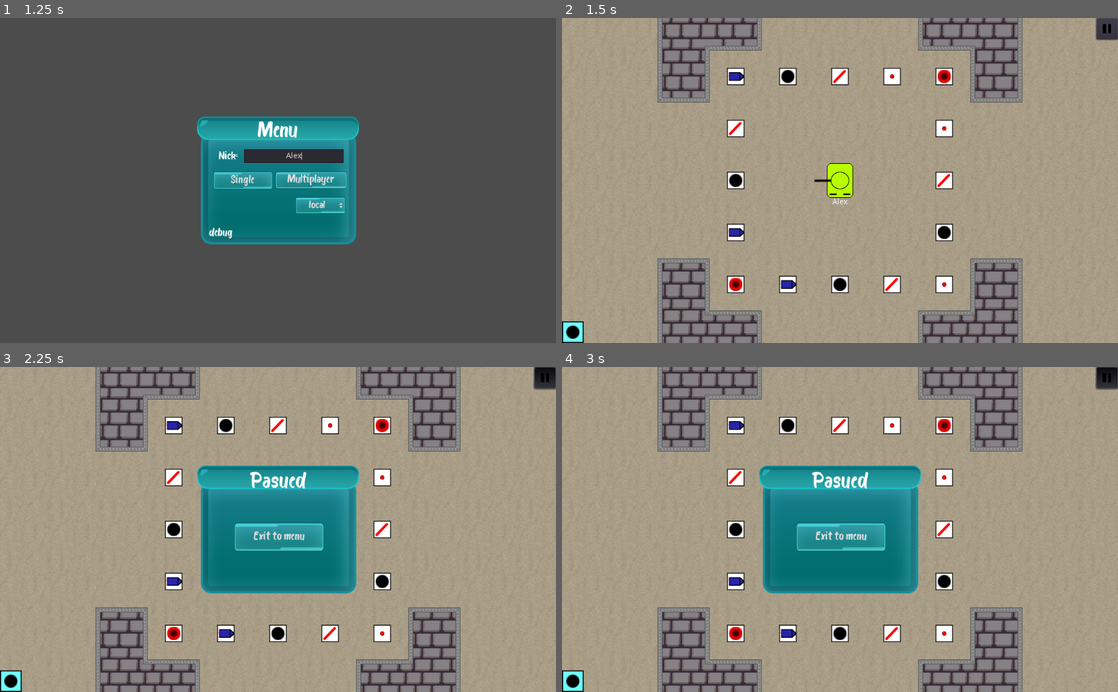
Above: before the commit, frames 1-4 (two rows, left to right).
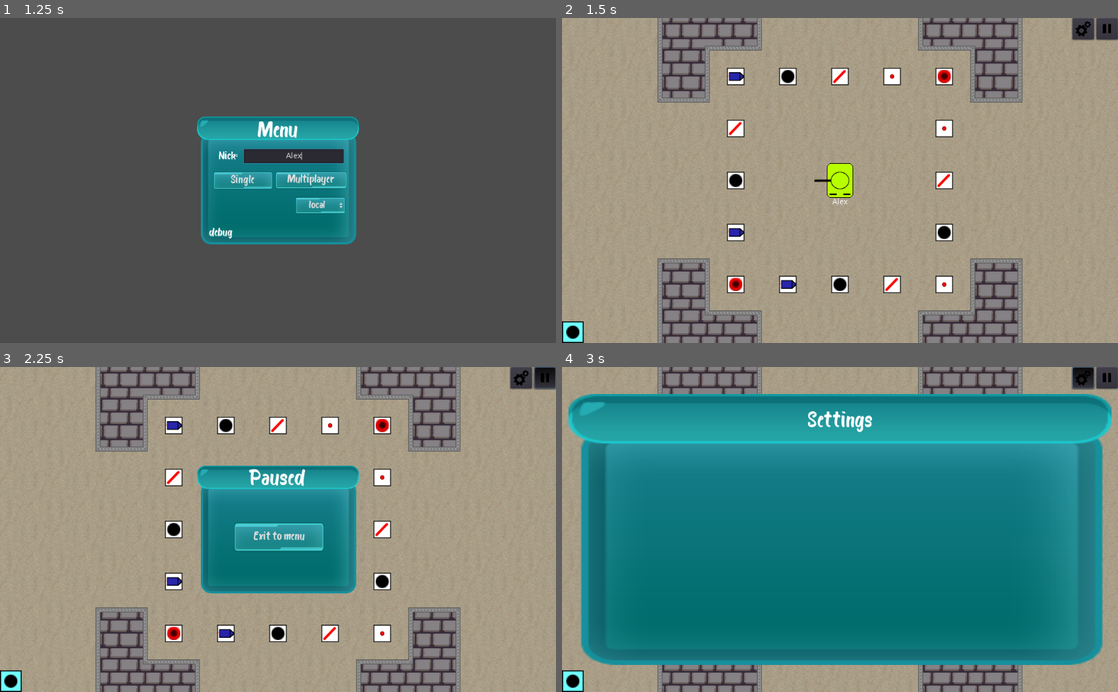
Above: after the commit, the same moments.

Repository: mm-102/godot_tanks
Game: Godot game, scene res://GameModeMaster.tscn
Two runs of this game, one before a commit and one after it. Both use one fixed random seed, a clock stepped at 60 frames per second and the inputs below.
Inputs (mouse positions are in pixels of both pictures, inside the frame that each line leads up to):
- Up to frame 1 (1.25 s): click (294, 154) at 0.52 s; type "Alex" at 0.6 s
- Up to frame 2 (1.5 s): click "Single" at 1.25 s
- Up to frame 3 (2.25 s): click (544, 376) at 2 s
- Up to frame 4 (3 s): click (1084, 376) at 2.77 s

Frame 1 is identical in both runs. In frame 2, 0.3% of the frame differs, in the area x 91-96%, y 0-7%; in frame 3, 0.7%; in frame 4, 71%, in the area x 1-100%, y 0-92%.

Commit message:
Prepare for setting change menu

Diff:
--- /dev/null
+++ b/Player/Player_GUI/Pause2.gd
@@ -0,0 +1,18 @@
+extends TextureRect
+
+onready var master_n = get_node(Dir.MASTER)
+
+
+func _input(event : InputEvent):
+	if event.is_action_pressed("ui_cancel"):
+		$"%PauseButton".set_pressed(!$"%PauseButton".is_pressed())
+
+func _on_ExitToMenuButton_pressed():
+	get_tree().paused = false
+	master_n.exit_to_menu()
+
+func _on_PauseButton_toggled(button_pressed):
+	var is_multiplayer = master_n.is_multiplayer
+	if !(is_multiplayer):
+		get_tree().paused = button_pressed
+	set_visible(button_pressed)
--- /dev/null
+++ b/Player/Player_GUI/SettingsWindow.gd
@@ -0,0 +1,11 @@
+extends TextureRect
+
+
+onready var master_n = get_node(Dir.MASTER)
+
+
+func _on_SettingsButton_toggled(button_pressed):
+	var is_multiplayer = master_n.is_multiplayer
+	if !(is_multiplayer): # just in case
+		get_tree().paused = button_pressed
+	set_visible(button_pressed)
--- /dev/null
+++ b/Player/Player_GUI/TopRightButtons.gd
@@ -0,0 +1,13 @@
+extends HBoxContainer
+
+
+var current_selection = ""
+
+# make sure there is only 1 option selected at once
+func _on_button_toggled(button_pressed, button_name=""):
+	if !button_pressed:
+		current_selection = ""
+		return
+	if !current_selection.empty():
+		get_node(current_selection).pressed = false
+	current_selection = button_name
--- a/Singleplayer/Main.tscn
+++ b/Singleplayer/Main.tscn
@@ -1,7 +1,7 @@
-[gd_scene load_steps=13 format=2]
+[gd_scene load_steps=19 format=2]
 
 [ext_resource path="res://Player/Player_GUI/AmmoSlots/AmmoSlots.tscn" type="PackedScene" id=1]
-[ext_resource path="res://Player/Player_GUI/Pause.tscn" type="PackedScene" id=2]
+[ext_resource path="res://textures/PlayerGUI/pause.png" type="Texture" id=2]
 [ext_resource path="res://Objects/Background.tscn" type="PackedScene" id=3]
 [ext_resource path="res://Global/MapTileSet.tres" type="TileSet" id=4]
 [ext_resource path="res://Singleplayer/Game/Map/CreateMapCollision.gd" type="Script" id=5]
@@ -10,6 +10,12 @@
 [ext_resource path="res://textures/ammo_box.png" type="Texture" id=8]
 [ext_resource path="res://Singleplayer/Game/Map/AmmoBoxesMap.gd" type="Script" id=9]
 [ext_resource path="res://Singleplayer/Game/Game.gd" type="Script" id=10]
+[ext_resource path="res://textures/PlayerGUI/change_settings.png" type="Texture" id=11]
+[ext_resource path="res://textures/GUI/MiniMenu.png" type="Texture" id=12]
+[ext_resource path="res://Interface/Menu.tres" type="Theme" id=13]
+[ext_resource path="res://Player/Player_GUI/Pause2.gd" type="Script" id=14]
+[ext_resource path="res://Player/Player_GUI/TopRightButtons.gd" type="Script" id=15]
+[ext_resource path="res://Player/Player_GUI/SettingsWindow.gd" type="Script" id=16]
 
 [sub_resource type="TileSet" id=2]
 0/name = "ammo_box.png 0"
@@ -85,10 +91,96 @@
 [node name="Ammunition" parent="GUILayer/GUI" instance=ExtResource( 1 )]
 mouse_filter = 2
 
-[node name="Pause" parent="GUILayer/GUI" instance=ExtResource( 2 )]
-anchor_right = 0.0
-anchor_bottom = 0.0
+[node name="TopRightButtons" type="HBoxContainer" parent="GUILayer/GUI"]
+margin_left = 940.0
 margin_right = 1024.0
-margin_bottom = 600.0
+margin_bottom = 40.0
+rect_min_size = Vector2( 80, 40 )
+size_flags_horizontal = 8
+size_flags_vertical = 2
+script = ExtResource( 15 )
+
+[node name="SettingsButton" type="Button" parent="GUILayer/GUI/TopRightButtons"]
+margin_right = 40.0
+margin_bottom = 40.0
+rect_min_size = Vector2( 40, 40 )
+toggle_mode = true
+shortcut_in_tooltip = false
+icon = ExtResource( 11 )
+expand_icon = true
+
+[node name="PauseButton" type="Button" parent="GUILayer/GUI/TopRightButtons"]
+unique_name_in_owner = true
+margin_left = 44.0
+margin_right = 84.0
+margin_bottom = 40.0
+rect_min_size = Vector2( 40, 40 )
+toggle_mode = true
+shortcut_in_tooltip = false
+icon = ExtResource( 2 )
+icon_align = 1
+expand_icon = true
+
+[node name="PauseWindow" type="TextureRect" parent="GUILayer/GUI"]
+visible = false
+margin_left = 363.0
+margin_top = 182.0
+margin_right = 661.0
+margin_bottom = 418.0
+size_flags_horizontal = 4
+size_flags_vertical = 4
+texture = ExtResource( 12 )
+script = ExtResource( 14 )
+
+[node name="Label" type="Label" parent="GUILayer/GUI/PauseWindow"]
+anchor_right = 0.997
+anchor_bottom = 0.178
+margin_right = -0.106018
+margin_bottom = -0.00799942
+size_flags_horizontal = 4
+theme = ExtResource( 13 )
+text = "Paused"
+align = 1
+valign = 1
+
+[node name="ExitToMenuButton" type="Button" parent="GUILayer/GUI/PauseWindow"]
+anchor_left = 0.5
+anchor_right = 0.5
+margin_left = -81.0
+margin_top = 104.0
+margin_right = 85.0
+margin_bottom = 160.0
+theme = ExtResource( 13 )
+text = "Exit to menu"
+icon_align = 1
+
+[node name="SettingsWindow" type="TextureRect" parent="GUILayer/GUI"]
+visible = false
+margin_left = 12.0
+margin_top = 50.0
+margin_right = 1012.0
+margin_bottom = 550.0
+rect_min_size = Vector2( 1000, 500 )
+size_flags_horizontal = 4
+size_flags_vertical = 4
+texture = ExtResource( 12 )
+expand = true
+script = ExtResource( 16 )
+
+[node name="Label" type="Label" parent="GUILayer/GUI/SettingsWindow"]
+anchor_top = 0.004
+anchor_right = 1.002
+anchor_bottom = 0.182
+margin_right = -0.00012207
+theme = ExtResource( 13 )
+text = "Settings"
+align = 1
+valign = 1
 
 [node name="Background" parent="." instance=ExtResource( 3 )]
+
+[connection signal="toggled" from="GUILayer/GUI/TopRightButtons/SettingsButton" to="GUILayer/GUI/TopRightButtons" method="_on_button_toggled" binds= [ "SettingsButton" ]]
+[connection signal="toggled" from="GUILayer/GUI/TopRightButtons/SettingsButton" to="GUILayer/GUI/SettingsWindow" method="_on_SettingsButton_toggled"]
+[connection signal="toggled" from="GUILayer/GUI/TopRightButtons/PauseButton" to="GUILayer/GUI/TopRightButtons" method="_on_button_toggled" binds= [ "PauseButton" ]]
+[connection signal="toggled" from="GUILayer/GUI/TopRightButtons/PauseButton" to="GUILayer/GUI/PauseWindow" method="_on_PauseButton_toggled"]
+[connection signal="pressed" from="GUILayer/GUI/PauseWindow/ExitToMenuButton" to="GUILayer/GUI/PauseWindow" method="_on_ExitToMenuButton_pressed"]
Binary file added: textures/PlayerGUI/change_settings.png
Not shown, added: textures/PlayerGUI/change_settings.png.import
